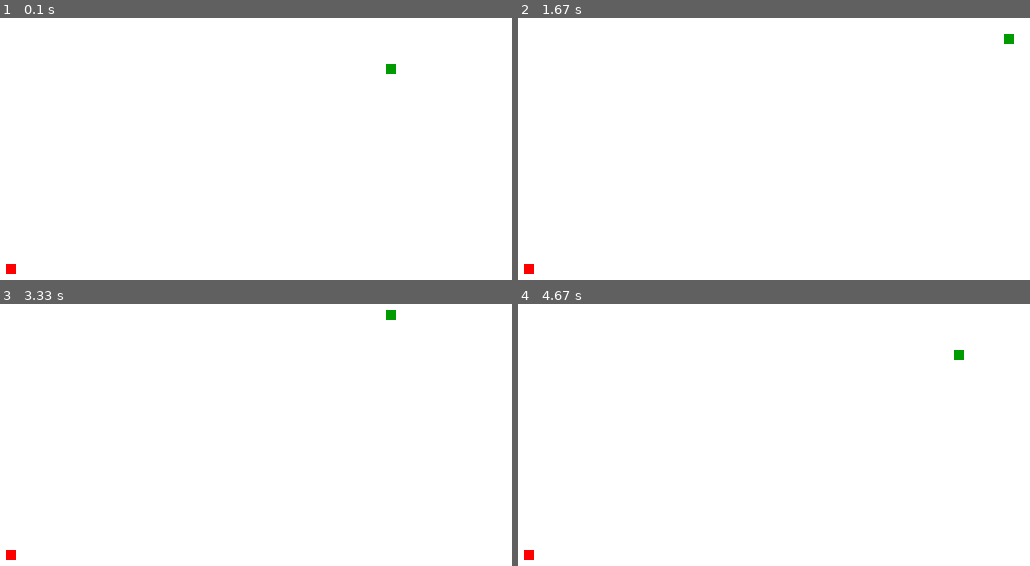
Above: before the commit, frames 1-4 (two rows, left to right).
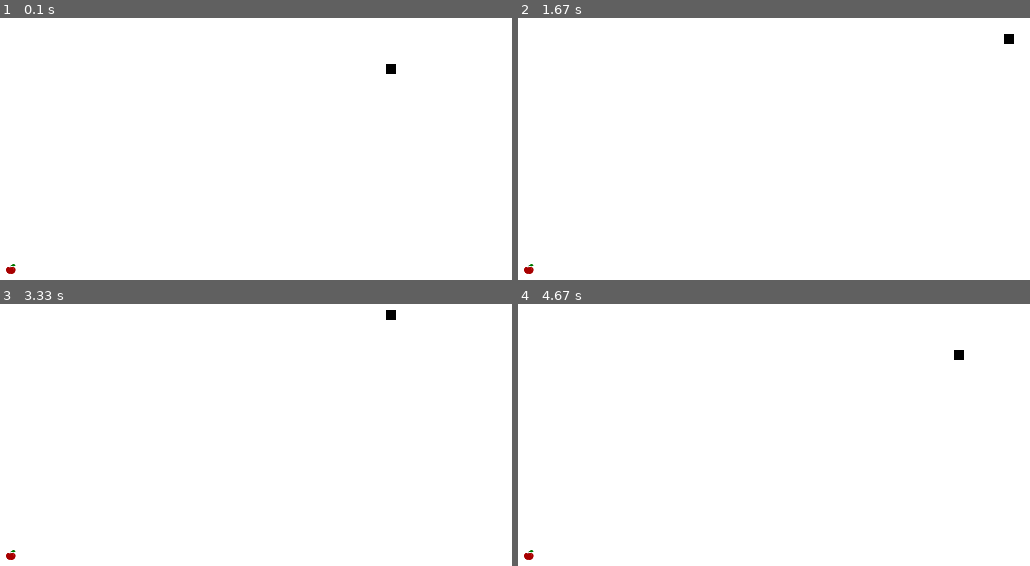
Above: after the commit, the same moments.

Repository: tsveti22/snake_pygame
Game: pygame game, started from snake.py
The game is run twice, just before and just after one commit, with the same random seed, the same clock (stepped at 60 frames per second) and the same inputs.
Inputs:
- Up to frame 1 (0.1 s): no input
- Up to frame 2 (1.67 s): hold Right 0.33-0.8 s; hold Up 0.83-1.13 s; hold Right 1.17-1.63 s
- Up to frame 3 (3.33 s): hold Left 1.67-2.2 s; hold Down 2.23-2.53 s; hold Left 2.57-2.97 s; hold Up from 3 s (still down)
- Up to frame 4 (4.67 s): release Up at 3.37 s; hold Right 3.4-4.03 s; hold Down 4.07-4.43 s; hold Left from 4.47 s (still down)

The runs differ from the first frame. In frame 1, 0.1% of the frame differs, in the area x 1-78%, y 17-98%; in frame 2, 0.1%; in frame 3, 0.1%; in frame 4, 0.1%.

Commit message:
Added images and made snake grow

Diff:
--- a/constants.py
+++ b/constants.py
@@ -20,3 +20,7 @@
 
 # FRAMES PER SECOND
 FPS = 10
+
+# Images
+body = pygame.image.load('body.png')
+apple = pygame.image.load('apple.png')
--- a/functions.py
+++ b/functions.py
@@ -22,17 +22,19 @@
 
 # FUNCTION DEFINITIONS
 
-# Eat apple and generate new one
-def eatApple(x,y,rand_x,rand_y):
+# Eat apple, generate new one and make snake grow
+def eatApple(x,y,rand_x,rand_y, length):
     if x == rand_x and y == rand_y:
         rand_x = round(random.randrange(0, DISPLAY_WIDTH - BLOCK_SIZE)/10.0)*10.0
         rand_y = round(random.randrange(0, DISPLAY_HEIGHT - BLOCK_SIZE)/10.0)*10.0
-    coord = (rand_x, rand_y)
-    return coord
+        length = length + 1
+    result = (rand_x, rand_y, length)
+    return result
 
-# Make snake grow
+# Create snake body
 def snakeBody(BLOCK_SIZE,snakeList):
-    for xy in snakeList:
+    pygame.draw.rect(gameDisplay, black, [snakeList[-1][0],snakeList[-1][1], BLOCK_SIZE,BLOCK_SIZE])
+    for xy in snakeList[:-1]:
         pygame.draw.rect(gameDisplay, green, [xy[0],xy[1], BLOCK_SIZE,BLOCK_SIZE])
 
 # Show message on screen
@@ -49,6 +51,10 @@
     # HEAD OF THE SNAKE
     lead_x = DISPLAY_WIDTH/2
     lead_y = DISPLAY_HEIGHT/2
+
+    # List of snake segments
+    snakeList = []
+    snakeLength = 1
 
     # MOTION
     lead_x_change = 0
@@ -100,20 +106,26 @@
 
         # Draw background and apple
         gameDisplay.fill(white)
-        pygame.draw.rect(gameDisplay, red, [randAppleX,randAppleY, BLOCK_SIZE, BLOCK_SIZE])
+        gameDisplay.blit(apple, (randAppleX,randAppleY))
 
         # List of coordinates of snake
-        snakeList = []
         snakeHead = []
         snakeHead.append(lead_x)
         snakeHead.append(lead_y)
         snakeList.append(snakeHead)
+
+        if len(snakeList) > snakeLength:
+            del snakeList[0]
+        # Collision
+        for segment in snakeList[:-1]:
+            if segment == snakeHead:
+                GAME_OVER == True
 
         # Draw snake
         snakeBody(BLOCK_SIZE, snakeList)
         pygame.display.update()
 
         # Eat apple
-        randAppleX, randAppleY = eatApple(lead_x,lead_y,randAppleX,randAppleY)
+        randAppleX, randAppleY, snakeLength = eatApple(lead_x,lead_y,randAppleX,randAppleY, snakeLength)
 
         clock.tick(FPS)
Binary file added: apple.png
Binary file added: body.png
